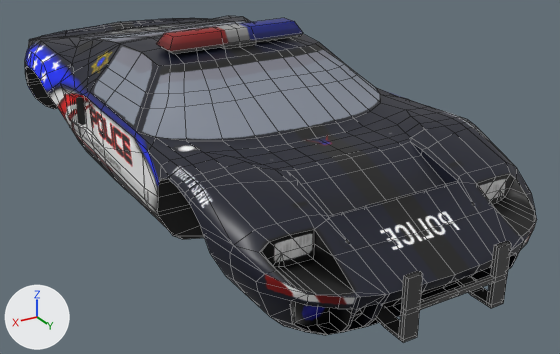
The FBX model candlelightSunset - Lost in the Mist/Contents/mods/fhqwhgads' Hot Pursuit Pack/media/models_X/vehicles/Vehicles_fhqGT40HPPolice.fbx, before and after one commit.
The view is the same before and after, from a 50 mm camera at (0.0308, 0.0591, 0.0222) aimed at (-0.002, 0.0043, -0.0052). The axes (+X, +Y, +Z) are drawn at lower left. The lights are the same throughout. Mesh edges are drawn as thin lines. Where no turn or scale is listed for an object, it has been applied to the vertices.

The first picture shows 'fhq_GT40Police'.
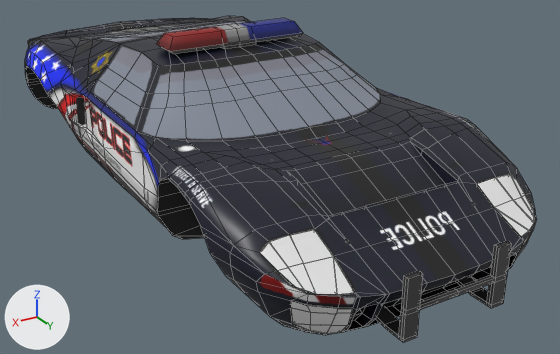
What differs and where, as boxes [x1, y1, x2, y2] in the pictures (560 x 354 px):
'fhq_GT40LMRHeadCover', added
    after: [260, 229, 355, 334]
'fhq_GT40LMLHeadCover', added
    after: [477, 174, 535, 258]

Patch to the scene script:
```diff
--- a/candlelightSunset - Lost in the Mist/Contents/mods/fhqwhgads' Hot Pursuit Pack/media/models_X/vehicles/Vehicles_fhqGT40HPPolice.fbx.py
+++ b/candlelightSunset - Lost in the Mist/Contents/mods/fhqwhgads' Hot Pursuit Pack/media/models_X/vehicles/Vehicles_fhqGT40HPPolice.fbx.py
@@ mat_material_028 @@
+mat_material_028 = principled_material('Material.028')
+mat_material_028.base_color = (0.8, 0.8, 0.8)  # white #e7e7e7
+mat_material_028.roughness = 0.4
@@ mat_material_029 @@
+mat_material_029 = principled_material('Material.029')
+mat_material_029.base_color = (0.8, 0.8, 0.8)  # white #e7e7e7
+mat_material_029.roughness = 0.4
@@ me_cube_019 @@
+me_cube_019.from_pydata(...)  # 58 vertices, 55 faces; spans x -0.01078..-0.00669, y 0.02322..0.0277, z -0.00555..0.0003
+me_cube_019.materials.append(mat_material_028)  # its picture is missing
@@ me_cube_020 @@
+me_cube_020.from_pydata(...)  # 58 vertices, 55 faces; spans x 0.00669..0.01078, y 0.02322..0.0277, z -0.00555..0.0003
+me_cube_020.materials.append(mat_material_029)  # its picture is missing
@@ ob_fhq_gt40lmlheadcover @@
+ob_fhq_gt40lmlheadcover = bpy.data.objects.new('fhq_GT40LMLHeadCover', me_cube_019)
+ob_fhq_gt40lmlheadcover.location = (0.0, 0.0, 0.0)
@@ ob_fhq_gt40lmrheadcover @@
+ob_fhq_gt40lmrheadcover = bpy.data.objects.new('fhq_GT40LMRHeadCover', me_cube_020)
+ob_fhq_gt40lmrheadcover.location = (0.0, 0.0, 0.0)
```
